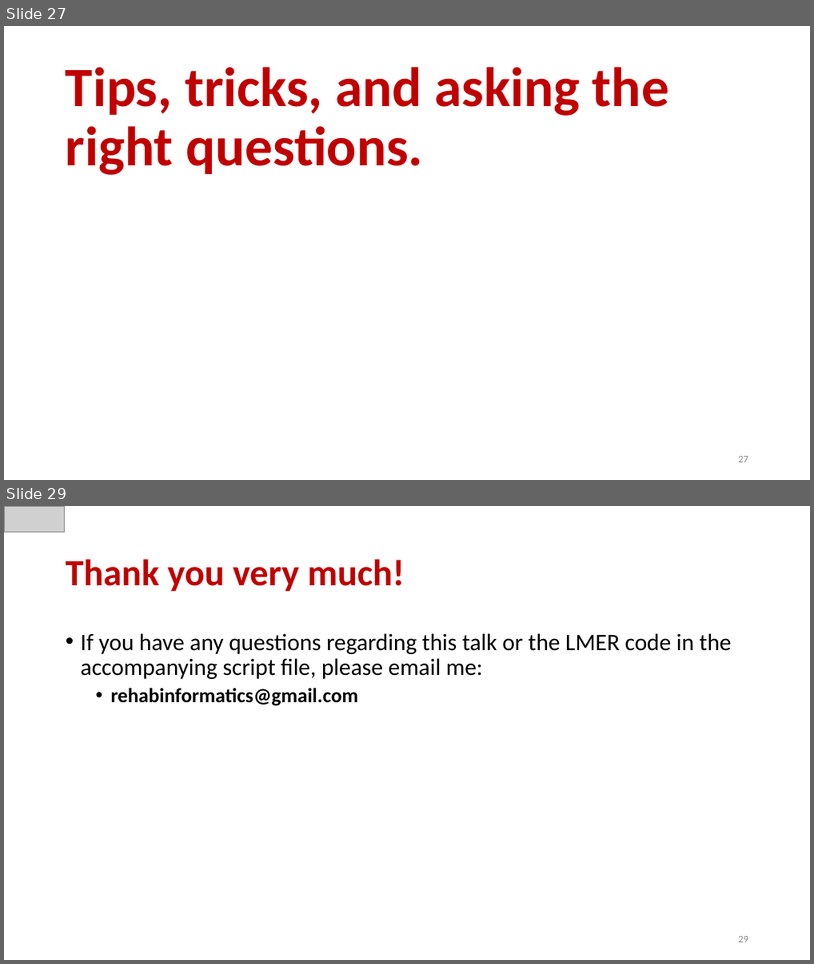
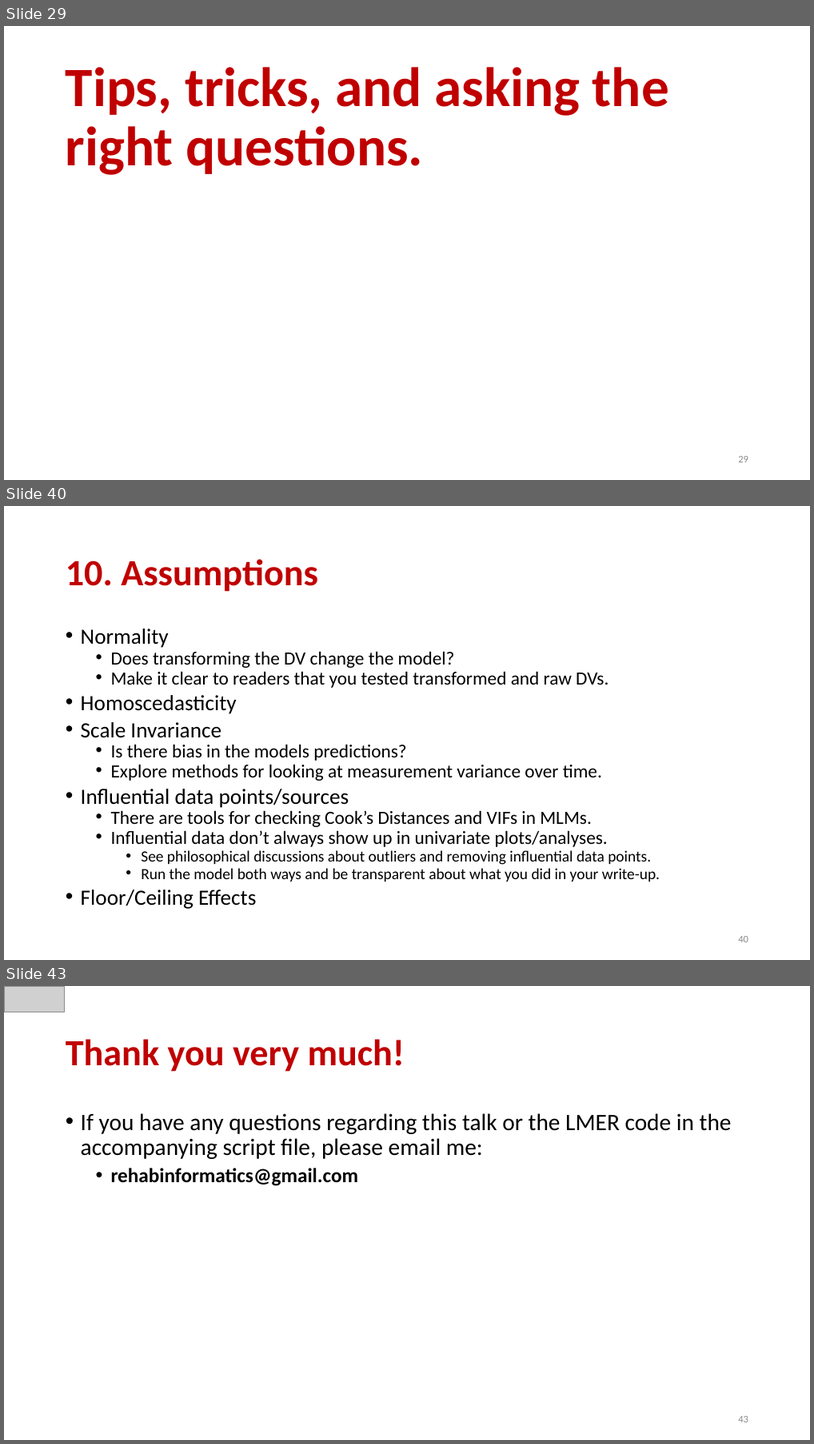
Before and after one commit to keithlohse/LMER_Clinical_Science, a slide deck: lohse ACRM 2017 workshop.pptx. Shown one above the other, each under a label of ours: slides 27 and 29 before the commit, slides 29, 40 and 43 after it; the slides between them are not shown. The pictures are 814x964 and 814x1444 pixels, drawn with LibreOffice and Linux fonts; fonts in the diff are those of the drawing; grey boxes stand for pictures. Boxes give left, top, right and bottom in pixels: in the first picture for what was removed or moved away, otherwise in the second. Text is boxed around its words. In the diff, an @@ line names an element or a change of style, - is before the commit and + after.

```diff
--- a/lohse ACRM 2017 workshop.pptx
+++ b/lohse ACRM 2017 workshop.pptx
@@ slide 40 added at (4,506,810,960), background #FFFFFF @@
@@ title added at (66,559,318,592), 44 pt, text #C00000, bold @@
+10. Assumptions
@@ text added at (81,628,660,908), 22.2 pt, text #000000 @@
+• Normality
+  • Does transforming the DV change the model?
+  • Make it clear to readers that you tested transformed and raw DVs.
+• Homoscedasticity
+• Scale Invariance
+  • Is there bias in the models predictions?
+  • Explore methods for looking at measurement variance over time.
+• Influential data points/sources
+  • There are tools for checking Cook’s Distances and VIFs in MLMs.
+  • Influential data don’t always show up in univariate plots/analyses.
+    • See philosophical discussions about outliers and removing influential data points.
+    • Run the model both ways and be transparent about what you did in your write-up.
+• Floor/Ceiling Effects
@@ page number added at (738,936,749,942), 12 pt, text #8C8C8C @@
+40
@@ what was slide 27 is now slide 29 @@
@@ page number at (738,456,749,462): text changed @@
-27
+29
@@ what was slide 29 is now slide 43 @@
@@ page number at (738,1416,749,1422): text changed @@
-29
+43
```
Also in this commit, not shown: 14 other slides added, 1 slide removed, 3 other files.
